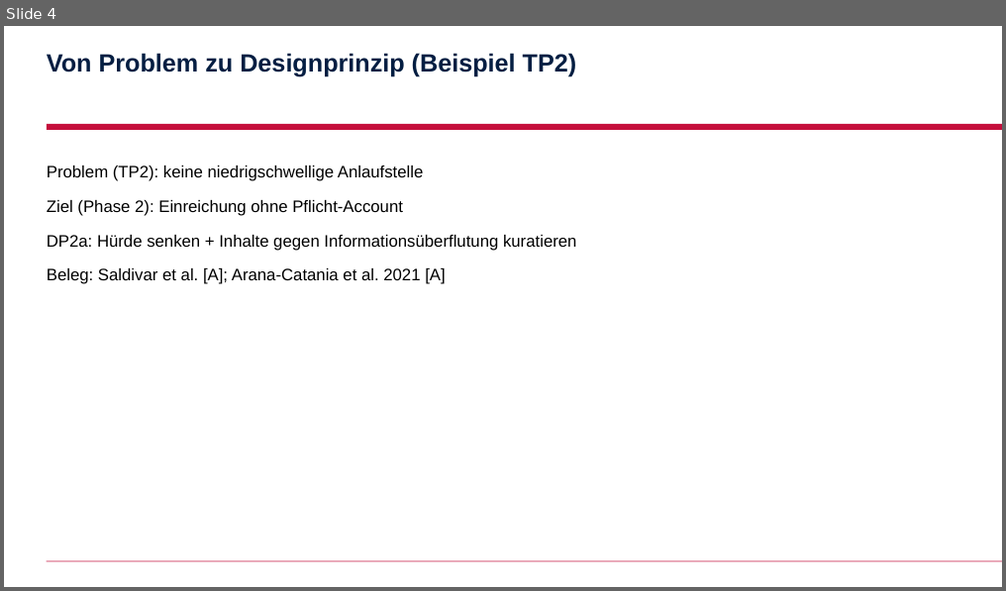
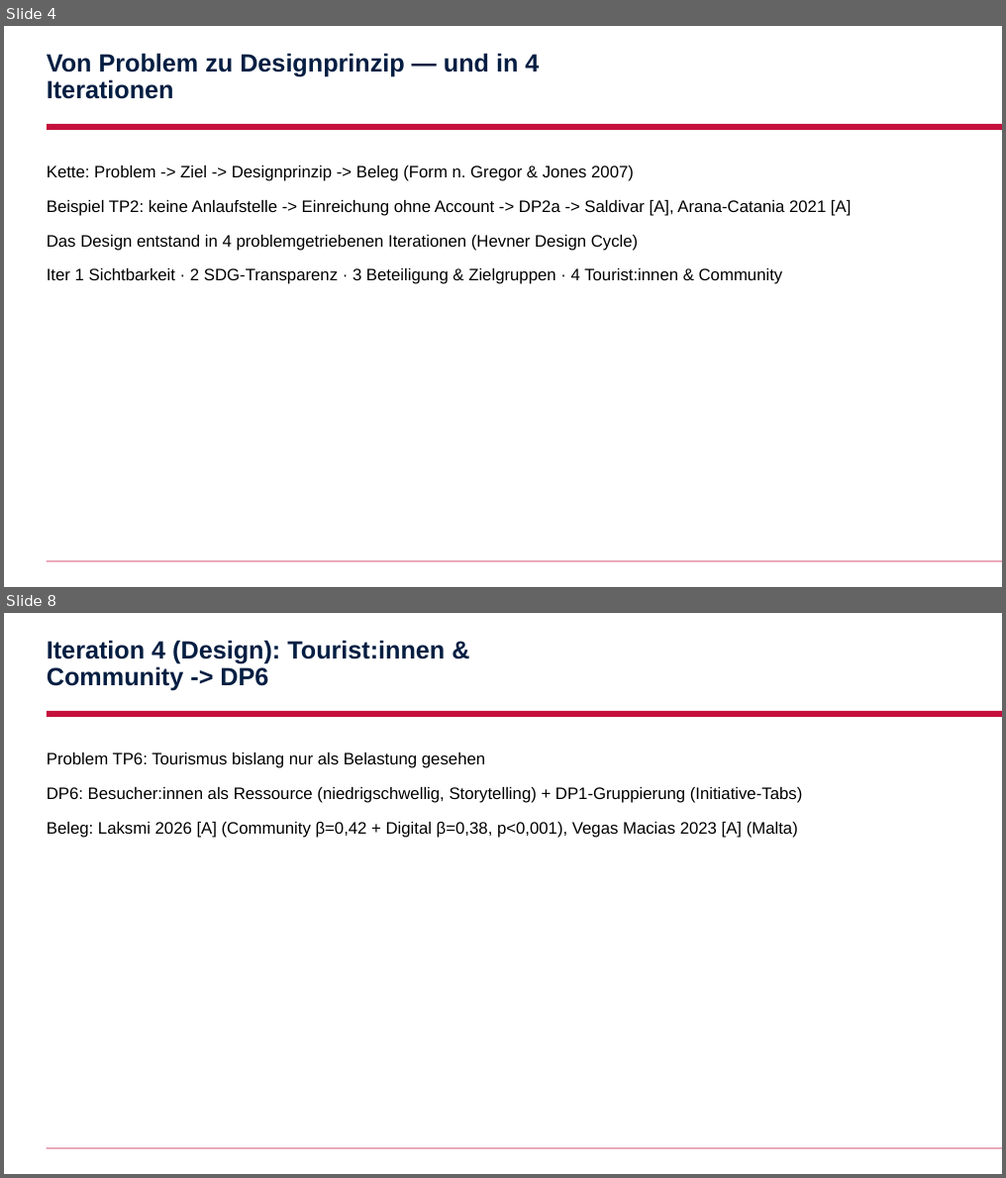
Before and after one commit to AnshulAgrawal7/zoe-sustainability-platform, a slide deck: docs/slides/marieclaire.pptx. Shown one above the other, each under a label of ours: slide 4 before the commit, slides 4 and 8 after it; the slides between them are not shown. The pictures are 1006x591 and 1006x1178 pixels, drawn with LibreOffice and Linux fonts; fonts in the diff are those of the drawing; background and template pictures are left out. Boxes give left, top, right and bottom in pixels: in the first picture for what was removed or moved away, otherwise in the second. Text is boxed around its words. In the diff, an @@ line names an element or a change of style, - is before the commit and + after.

```diff
--- a/docs/slides/marieclaire.pptx
+++ b/docs/slides/marieclaire.pptx
@@ slide 8 added at box(4, 613, 1002, 1174), background #FFFFFF; not listed: 2 template elements that a slide beside it also shows @@
@@ title added at box(47, 640, 445, 691), 24 pt, text #041E42, bold @@
+Iteration 4 (Design): Tourist:innen & Community -> DP6
@@ text added at box(47, 753, 803, 838), 16 pt, text #000000 @@
+Problem TP6: Tourismus bislang nur als Belastung gesehen
+DP6: Besucher:innen als Ressource (niedrigschwellig, Storytelling) + DP1-Gruppierung (Initiative-Tabs)
+Beleg: Laksmi 2026 [A] (Community β=0,42 + Digital β=0,38, p<0,001), Vegas Macias 2023 [A] (Malta)
@@ slide 4 changed as well @@
@@ title at box(47, 53, 539, 99): text changed @@
-Von Problem zu Designprinzip (Beispiel TP2)
+Von Problem zu Designprinzip — und in 4 Iterationen
@@ text at box(47, 166, 850, 284): text changed @@
-Problem (TP2): keine niedrigschwellige Anlaufstelle
-Ziel (Phase 2): Einreichung ohne Pflicht-Account
-DP2a: Hürde senken + Inhalte gegen Informationsüberflutung kuratieren
-Beleg: Saldivar et al. [A]; Arana-Catania et al. 2021 [A]
+Kette: Problem -> Ziel -> Designprinzip -> Beleg (Form n. Gregor & Jones 2007)
+Beispiel TP2: keine Anlaufstelle -> Einreichung ohne Account -> DP2a -> Saldivar [A], Arana-Catania 2021 [A]
+Das Design entstand in 4 problemgetriebenen Iterationen (Hevner Design Cycle)
+Iter 1 Sichtbarkeit · 2 SDG-Transparenz · 3 Beteiligung & Zielgruppen · 4 Tourist:innen & Community
```
Also in this commit, not shown: 5 other slides changed, 2 other slides added, 3 slides removed, 8 other files.
